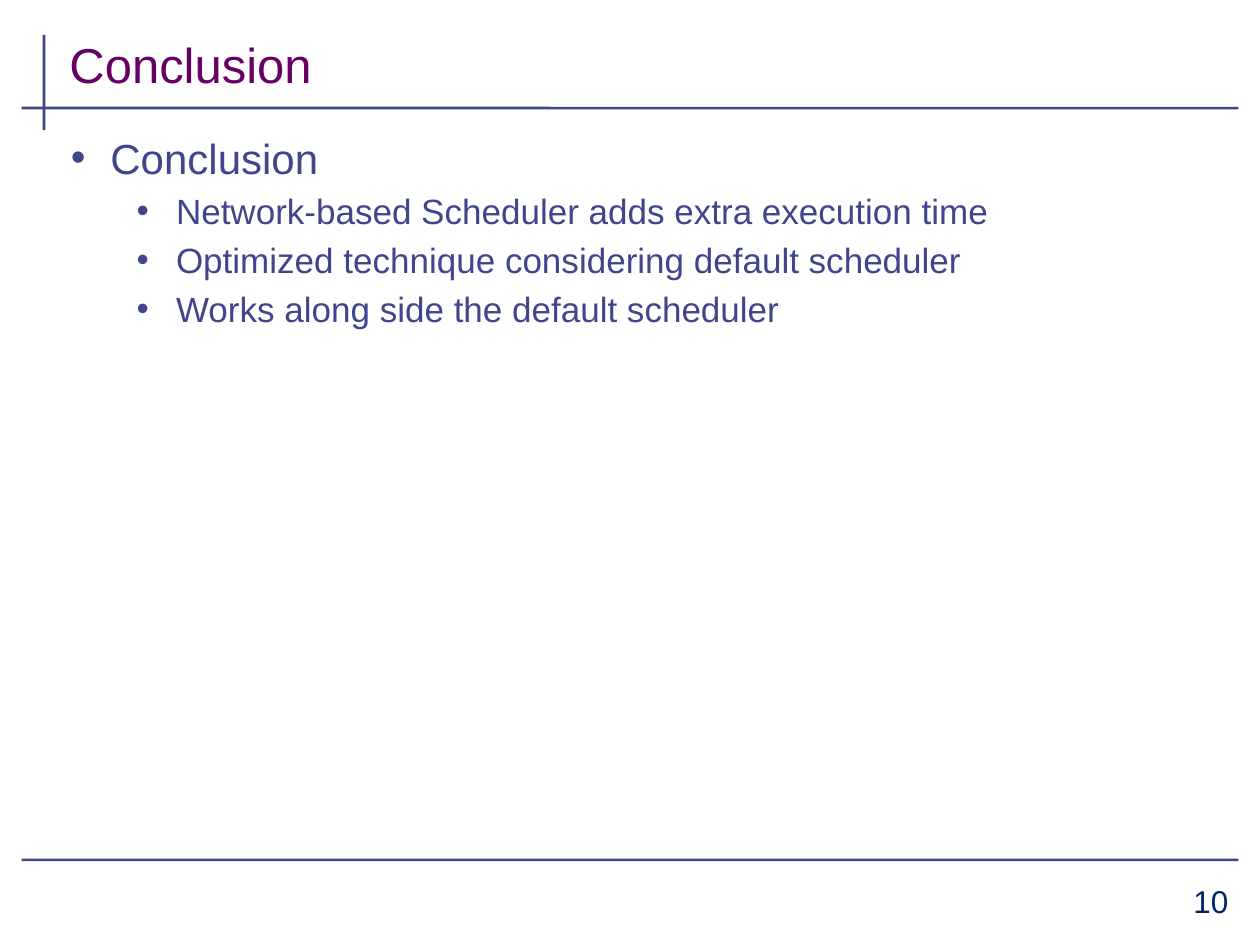
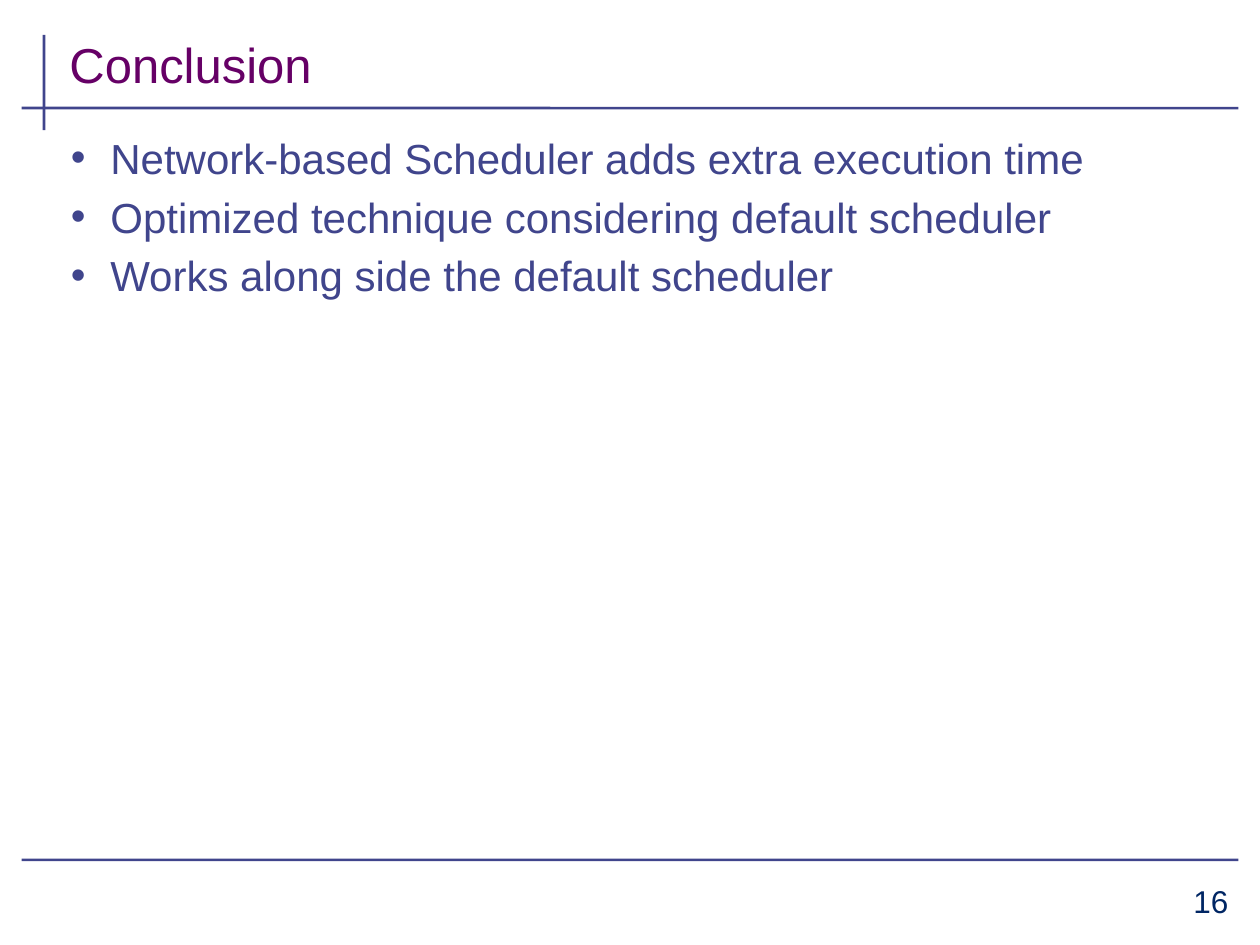
Before and after one commit to aahad91/Seminar-MLCN, a slide deck: slide 16 of Final_submission/presentation_draft.pptx (slide 10 before the commit). Drawn at 1260x945 pixels with LibreOffice and Linux fonts; fonts in the diff are those of the drawing; background and template pictures are left out. Boxes give left, top, right and bottom in pixels: in the first picture for what was removed or moved away, otherwise in the second. Text is boxed around its words. In the diff, an @@ line names an element or a change of style, - is before the commit and + after.

```diff
--- a/Final_submission/presentation_draft.pptx
+++ b/Final_submission/presentation_draft.pptx
@@ text "Network-based Scheduler adds extra execution ..." at (x1=110, y1=143, x2=1083, y2=300): size 20 to 24 pt; list level 2 to 1 in "Network-based Scheduler adds extra execution ..."; list level 2 to 1 in "Optimized technique considering default scheduler"; list level 2 to 1 in "Works along side the default ..." @@
@@ text at (x1=110, y1=143, x2=318, y2=175): paragraph removed @@
-• Conclusion
@@ page number at (x1=1193, y1=891, x2=1228, y2=914): text changed @@
-10
+16
```
Also in this commit, not shown: 7 other slides changed, 7 slides added, 1 slide removed.
